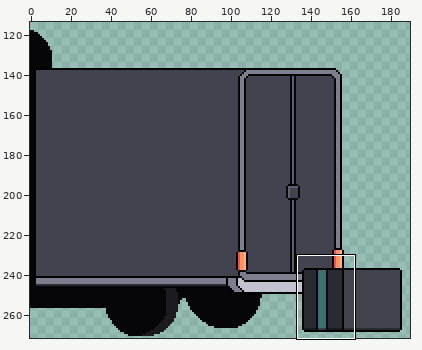
Pixel-art file -- Assets/Sprites/Level/_Map_End_Building.aseprite. Above: a wide view before the commit, with the close-up outlined.
Close-up. Before the edit:
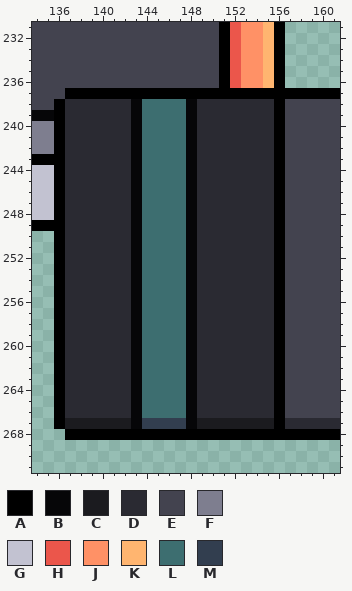
261x272 pixels, 1 frame. Shown: x 134..161, y 231..271. The wide view leaves out empty margins. The commit also changed other parts of the picture, which this record leaves out.
Visible layers, top first: "Box", "building", "tire".
Palette (. is transparent): A #000000  B #060608  C #1b1b1f  D #2a2a32  E #43434f  F #7e7e8f  G #c2c2d1  H #eb564b  J #ff9166  K #ffb570  L #3d6e70  M #323e4f
Pixels before, first column x 134:
231 EEEEEEEEEEEEEEEEEAHJJKA.....
232 EEEEEEEEEEEEEEEEEAHJJKA.....
233 EEEEEEEEEEEEEEEEEAHJJKA.....
234 EEEEEEEEEEEEEEEEEAHJJKA.....
235 EEEEEEEEEEEEEEEEEAHJJKA.....
236 EEEEEEEEEEEEEEEEEAHJJKA.....
237 EEEAAAAAAAAAAAAAAAAAAAAAAAAA
238 EEADDDDDDBLLLLBDDDDDDDAEEEEE
239 BBADDDDDDBLLLLBDDDDDDDAEEEEE
240 FFADDDDDDBLLLLBDDDDDDDAEEEEE
241 FFADDDDDDBLLLLBDDDDDDDAEEEEE
242 FFADDDDDDBLLLLBDDDDDDDAEEEEE
243 AAADDDDDDBLLLLBDDDDDDDAEEEEE
244 GGADDDDDDBLLLLBDDDDDDDAEEEEE
245 GGADDDDDDBLLLLBDDDDDDDAEEEEE
246 GGADDDDDDBLLLLBDDDDDDDAEEEEE
247 GGADDDDDDBLLLLBDDDDDDDAEEEEE
248 GGADDDDDDBLLLLBDDDDDDDAEEEEE
249 AAADDDDDDBLLLLBDDDDDDDAEEEEE
250 ..ADDDDDDBLLLLBDDDDDDDAEEEEE
251 ..ADDDDDDBLLLLBDDDDDDDAEEEEE
252 ..ADDDDDDBLLLLBDDDDDDDAEEEEE
253 ..ADDDDDDBLLLLBDDDDDDDAEEEEE
254 ..ADDDDDDBLLLLBDDDDDDDAEEEEE
255 ..ADDDDDDBLLLLBDDDDDDDAEEEEE
256 ..ADDDDDDBLLLLBDDDDDDDAEEEEE
257 ..ADDDDDDBLLLLBDDDDDDDAEEEEE
258 ..ADDDDDDBLLLLBDDDDDDDAEEEEE
259 ..ADDDDDDBLLLLBDDDDDDDAEEEEE
260 ..ADDDDDDBLLLLBDDDDDDDAEEEEE
261 ..ADDDDDDBLLLLBDDDDDDDAEEEEE
262 ..ADDDDDDBLLLLBDDDDDDDAEEEEE
263 ..ADDDDDDBLLLLBDDDDDDDAEEEEE
264 ..ADDDDDDBLLLLBDDDDDDDAEEEEE
265 ..ADDDDDDBLLLLBDDDDDDDAEEEEE
266 ..ADDDDDDBLLLLBDDDDDDDAEEEEE
267 ..ACCCCCCBMMMMBCCCCCCCADDDDD
268 ...AAAAAAAAAAAAAAAAAAAAAAAAA
And afterwards:
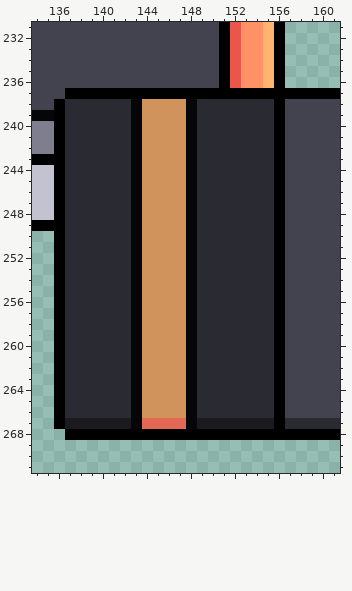
Diff:
colour L: #3d6e70 -> #cf935b
colour M: #323e4f -> #e36956
